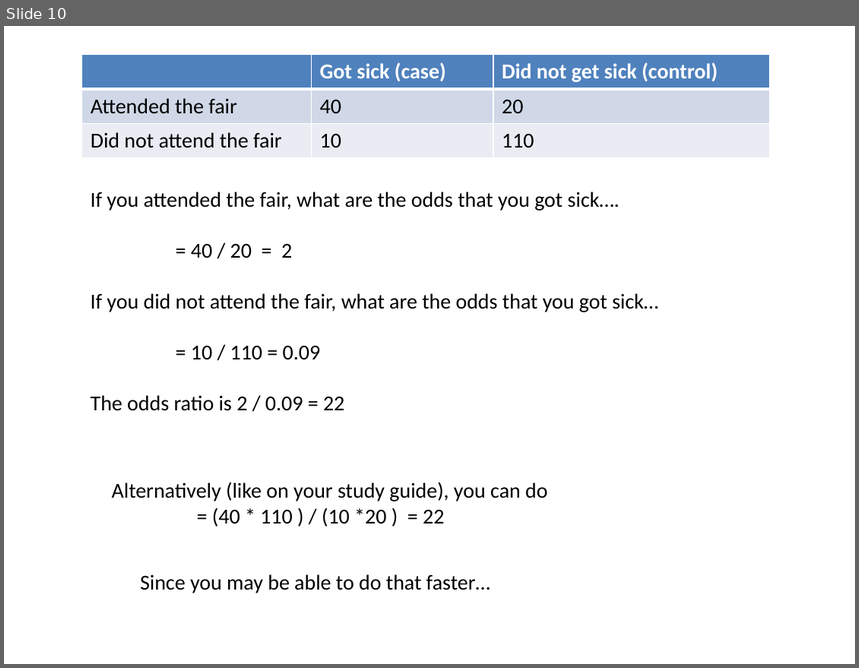
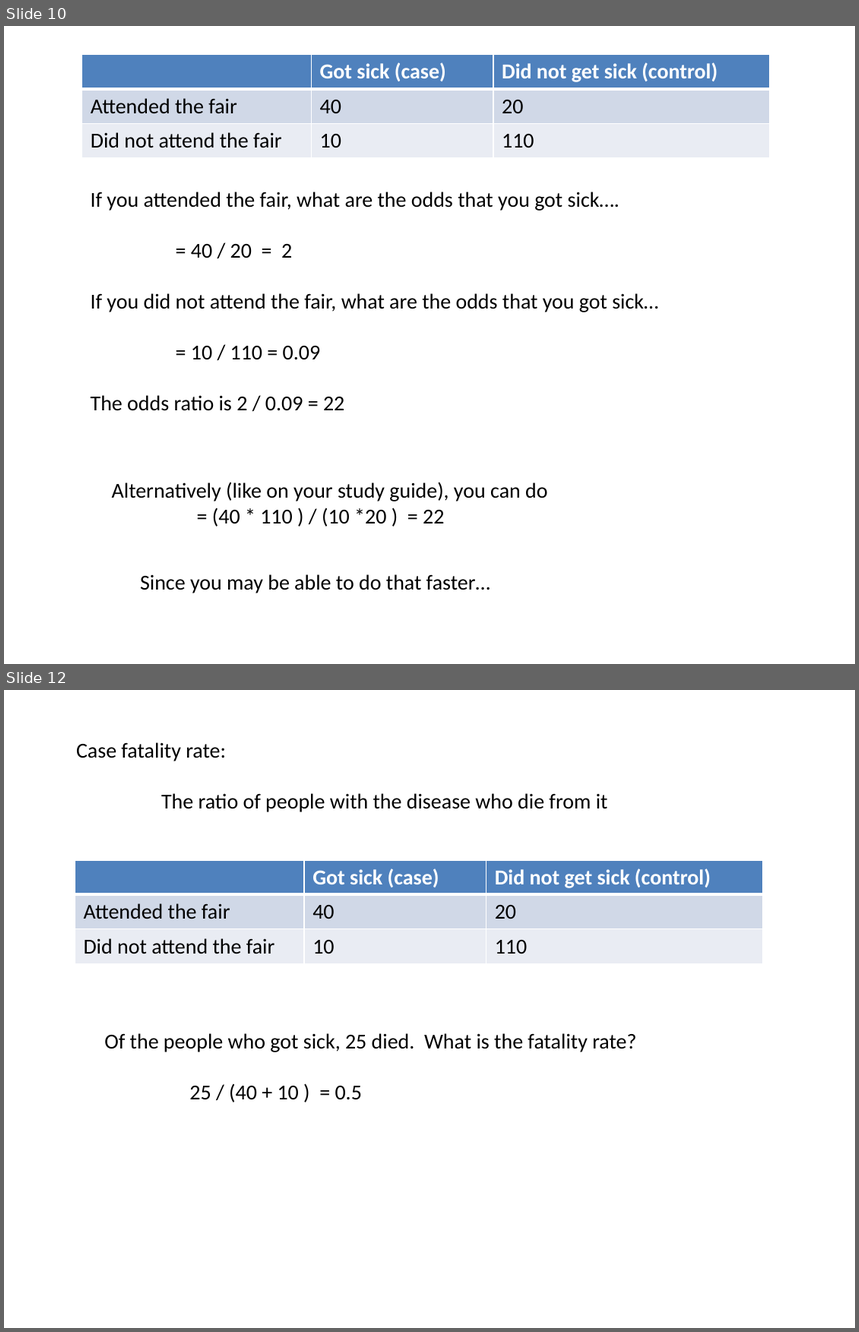
Before and after one commit to afodor/afodor.github.io, a slide deck: classes/so2015/quantReview_DD.pptx. Shown one above the other, each under a label of ours: slide 10 before the commit, slides 10 and 12 after it; the slides between them are not shown. The pictures are 859x668 and 859x1332 pixels, drawn with LibreOffice and Linux fonts; fonts in the diff are those of the drawing. Boxes give left, top, right and bottom in pixels: in the first picture for what was removed or moved away, otherwise in the second. Text is boxed around its words. In the diff, an @@ line names an element or a change of style, - is before the commit and + after.

```diff
--- a/classes/so2015/quantReview_DD.pptx
+++ b/classes/so2015/quantReview_DD.pptx
@@ slide 12 added at (4,690,855,1328), background #FFFFFF @@
@@ text added at (76,742,608,812), 18 pt, text #000000 @@
+Case fatality rate:
+The ratio of people with the disease who die from it
@@ table added at (75,860,762,964), 3 rows, 3 columns @@
+ | Got sick (case) | Did not get sick (control)
+Attended the fair | 40 | 20
+Did not attend the fair | 10 | 110
@@ text added at (104,1034,636,1103), 18 pt, text #000000 @@
+Of the people who got sick, 25 died. What is the fatality rate?
+25 / (40 + 10 ) = 0.5
```
Also in this commit, not shown: 2 slides changed.
